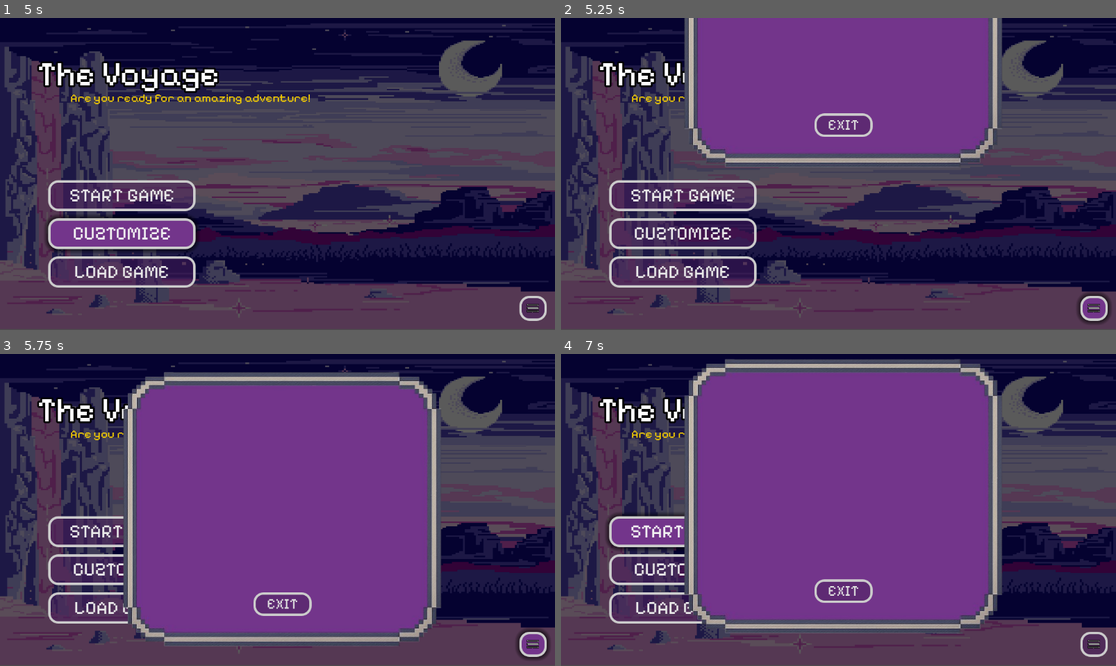
Above: before the commit, frames 1-4 (two rows, left to right).
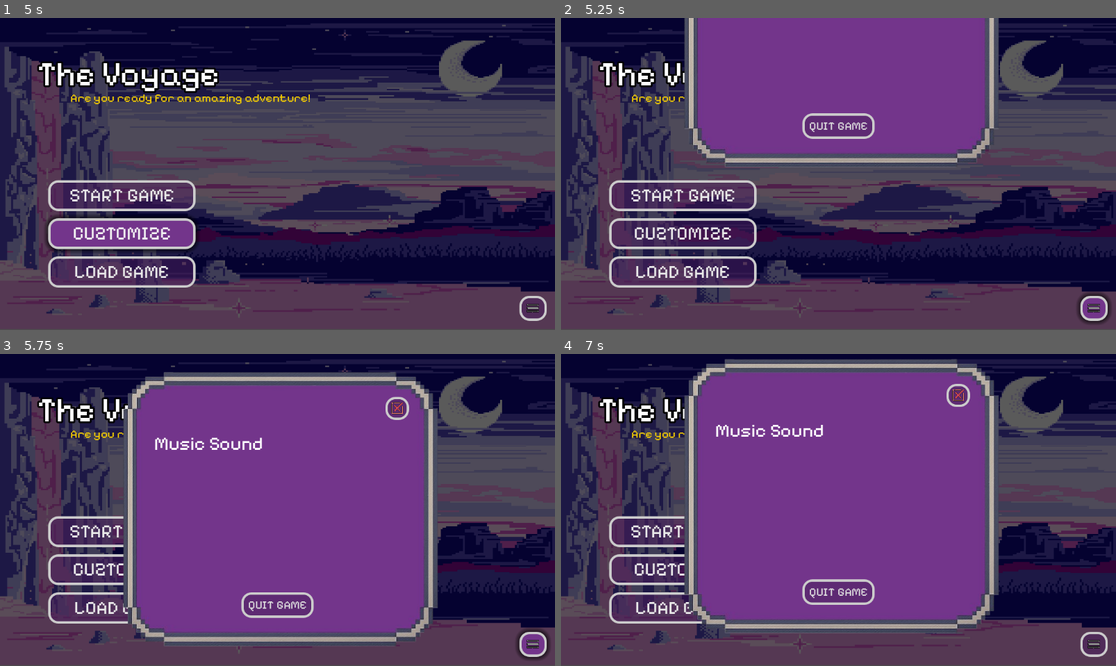
Above: after the commit, the same moments.

Repository: Sh4y-Cormac/MINI-IT-PROJECT-2-10
Game: Godot game, scene res://GUI Stuff/StartMenu.tscn
Two runs of this game, one before a commit and one after it. Both use one fixed random seed, a clock stepped at 60 frames per second and the inputs below.
Inputs (mouse positions are in pixels of both pictures, inside the frame that each line leads up to):
- Up to frame 1 (5 s): click "START GAME" at 0.5 s; click "START GAME" at 1.25 s; click "CUZTOMIZE" at 2 s; click "CUZTOMIZE" at 2.75 s; click "START GAME" at 3.5 s; click "CUZTOMIZE" at 4.25 s
- Up to frame 2 (5.25 s): click (1093, 308) at 5 s
- Up to frame 3 (5.75 s): no input
- Up to frame 4 (7 s): move the mouse to (960, 494) at 5.77 s; tap Enter at 6.5 s; move the mouse to (727, 525) at 6.52 s

Frame 1 is identical in both runs. In frame 2, 1.6% of the frame differs, in the area x 43-80%, y 0-47%; in frame 3, 3.0%; in frame 4, 4.1%, in the area x 8-80%, y 1-89%.

Commit message:
Start Menu
Added Label

Diff:
--- a/GUI Stuff/StartMenu.tscn
+++ b/GUI Stuff/StartMenu.tscn
@@ -7,6 +7,7 @@
 [ext_resource type="Texture2D" uid="uid://daxdi82vvqg2j" path="res://Assets/Images/Feedback.png" id="5_515jg"]
 [ext_resource type="AudioStream" uid="uid://dh0cjtggqcel1" path="res://Assets/Audio & Sound Effects/The Voyager - Background Music.mp3" id="5_rpgdu"]
 [ext_resource type="Texture2D" uid="uid://bab27jg4bmocg" path="res://Assets/Images/Options GUI.png" id="7_515jg"]
+[ext_resource type="Texture2D" uid="uid://dlxjfyff1e3qq" path="res://Assets/Images/Exit Icon.png" id="8_rojxm"]
 
 [sub_resource type="StyleBoxTexture" id="StyleBoxTexture_aeyej"]
 texture = ExtResource("1_hif8q")
@@ -50,6 +51,8 @@
 corner_radius_bottom_left = 20
 
 [sub_resource type="StyleBoxEmpty" id="StyleBoxEmpty_515jg"]
+
+[sub_resource type="StyleBoxEmpty" id="StyleBoxEmpty_rojxm"]
 
 [sub_resource type="Animation" id="Animation_rojxm"]
 length = 0.001
@@ -155,6 +158,7 @@
 script = ExtResource("1_2oqxn")
 Options = NodePath("Options Menu")
 animation_player = NodePath("AnimationPlayer")
+metadata/_edit_horizontal_guides_ = [125.0]
 
 [node name="Panel" type="Panel" parent="."]
 layout_mode = 1
@@ -258,6 +262,7 @@
 theme_override_colors/font_color = Color(0.912289, 0.912289, 0.912289, 1)
 theme_override_colors/font_focus_color = Color(0.912289, 0.912289, 0.912289, 1)
 theme_override_colors/font_pressed_color = Color(0.912289, 0.912289, 0.912289, 1)
+theme_override_constants/icon_max_width = 60
 theme_override_fonts/font = ExtResource("2_aeyej")
 theme_override_font_sizes/font_size = 39
 theme_override_icons/icon = ExtResource("5_515jg")
@@ -286,10 +291,11 @@
 anchor_bottom = 0.5
 offset_left = -330.0
 offset_top = -286.0
-offset_right = 330.0
+offset_right = 323.0
 offset_bottom = 286.0
 grow_horizontal = 2
 grow_vertical = 2
+mouse_filter = 0
 texture = ExtResource("7_515jg")
 region_rect = Rect2(40.9825, 40.7993, 418.417, 420.135)
 patch_margin_left = 59
@@ -304,19 +310,61 @@
 anchor_top = 0.5
 anchor_right = 0.5
 anchor_bottom = 0.5
-offset_left = -60.0
+offset_left = 217.0
+offset_top = -233.0
+offset_right = 266.0
+offset_bottom = -185.0
+grow_horizontal = 2
+grow_vertical = 2
+theme_override_constants/icon_max_width = 25
+theme_override_fonts/font = ExtResource("2_aeyej")
+theme_override_font_sizes/font_size = 30
+theme_override_icons/icon = ExtResource("8_rojxm")
+theme_override_styles/focus = SubResource("StyleBoxEmpty_515jg")
+theme_override_styles/hover = SubResource("StyleBoxFlat_hif8q")
+theme_override_styles/pressed = SubResource("StyleBoxFlat_aeyej")
+theme_override_styles/normal = SubResource("StyleBoxFlat_8s7a6")
+text = " "
+icon_alignment = 1
+expand_icon = true
+
+[node name="Quit Button" type="Button" parent="Options Menu"]
+layout_mode = 1
+anchors_preset = 8
+anchor_left = 0.5
+anchor_top = 0.5
+anchor_right = 0.5
+anchor_bottom = 0.5
+offset_left = -81.5
 offset_top = 173.0
-offset_right = 61.0
-offset_bottom = 222.0
-grow_horizontal = 2
-grow_vertical = 2
-theme_override_fonts/font = ExtResource("2_aeyej")
-theme_override_font_sizes/font_size = 30
-theme_override_styles/focus = SubResource("StyleBoxEmpty_515jg")
-theme_override_styles/hover = SubResource("StyleBoxFlat_hif8q")
-theme_override_styles/pressed = SubResource("StyleBoxFlat_aeyej")
-theme_override_styles/normal = SubResource("StyleBoxFlat_8s7a6")
-text = "EXIT"
+offset_right = 68.5
+offset_bottom = 226.0
+grow_horizontal = 2
+grow_vertical = 2
+theme_override_fonts/font = ExtResource("2_aeyej")
+theme_override_font_sizes/font_size = 25
+theme_override_styles/focus = SubResource("StyleBoxEmpty_rojxm")
+theme_override_styles/hover = SubResource("StyleBoxFlat_hif8q")
+theme_override_styles/pressed = SubResource("StyleBoxFlat_aeyej")
+theme_override_styles/normal = SubResource("StyleBoxFlat_8s7a6")
+text = "QUIT GAME"
+
+[node name="Label" type="Label" parent="Options Menu"]
+layout_mode = 1
+anchors_preset = 8
+anchor_left = 0.5
+anchor_top = 0.5
+anchor_right = 0.5
+anchor_bottom = 0.5
+offset_left = -262.5
+offset_top = -159.0
+offset_right = -36.5
+offset_bottom = -112.0
+grow_horizontal = 2
+grow_vertical = 2
+theme_override_fonts/font = ExtResource("2_aeyej")
+theme_override_font_sizes/font_size = 39
+text = "Music Sound"
 
 [node name="AnimationPlayer" type="AnimationPlayer" parent="."]
 libraries = {
@@ -333,3 +381,5 @@
 [connection signal="pressed" from="Feedback Button" to="." method="_on_button_4_pressed"]
 [connection signal="mouse_entered" from="Options Menu/Exit Button" to="." method="_on_exit_button_mouse_entered"]
 [connection signal="pressed" from="Options Menu/Exit Button" to="." method="_on_exit_button_pressed"]
+[connection signal="mouse_entered" from="Options Menu/Quit Button" to="." method="_on_quit_button_mouse_entered"]
+[connection signal="pressed" from="Options Menu/Quit Button" to="." method="_on_quit_button_pressed"]
--- a/GUI Stuff/start_menu.gd
+++ b/GUI Stuff/start_menu.gd
@@ -33,3 +33,9 @@
 
 func _on_exit_button_pressed() -> void:
 	hide_animation("feedback")
+
+func _on_quit_button_pressed() -> void:
+	get_tree().quit()
+
+func _on_quit_button_mouse_entered() -> void:
+	$"Clicking And Hovering".play()
Binary file added: Assets/Images/Exit Icon.png
Not shown, added: Assets/Images/Exit Icon.png.import
Not shown: 1 places in GUI Stuff/StartMenu.tscn that only renumber resources
